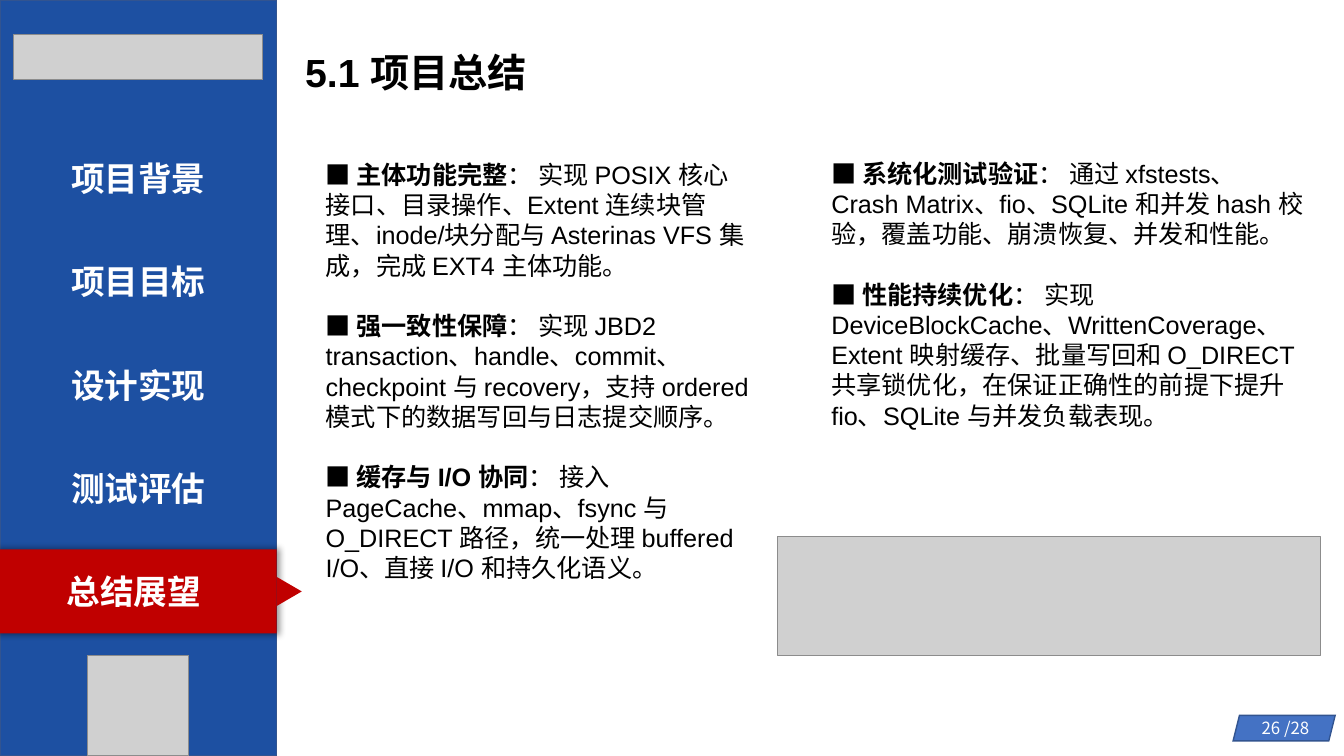
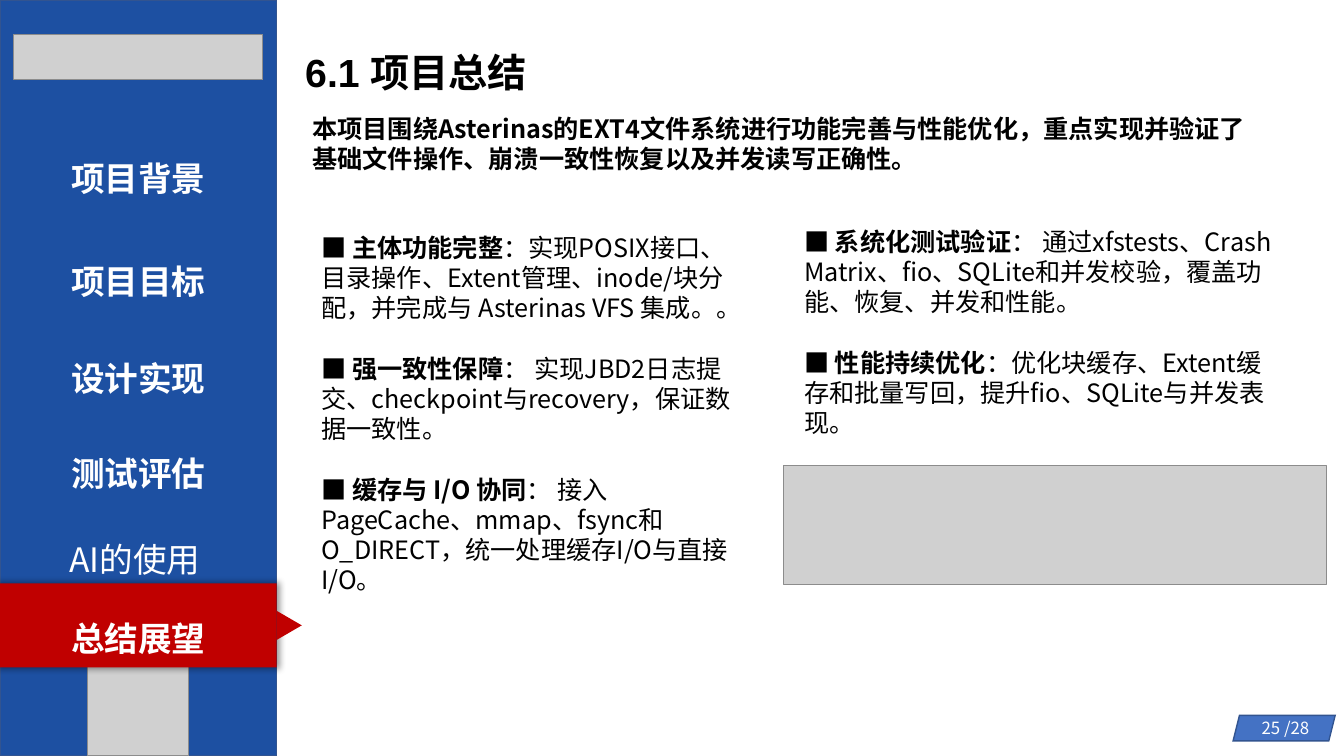
Before and after one commit to byliangg/os_com, a slide deck: slide 25 of 初赛幻灯片.pptx (slide 26 before the commit). Drawn at 1344x756 pixels with LibreOffice and Linux fonts; fonts in the diff are those of the drawing; grey boxes stand for pictures. Boxes give left, top, right and bottom in pixels: in the first picture for what was removed or moved away, otherwise in the second. Text is boxed around its words. In the diff, an @@ line names an element or a change of style, - is before the commit and + after.

```diff
--- a/初赛幻灯片.pptx
+++ b/初赛幻灯片.pptx
@@ text at bbox=[305, 53, 528, 91]: text changed @@
-5.1 项目总结
+6.1 项目总结
@@ text added at bbox=[312, 116, 1245, 171], 18 pt, text #000000, bold @@
+本项目围绕Asterinas的EXT4文件系统进行功能完善与性能优化，重点实现并验证了基础文件操作、崩溃一致性恢复以及并发读写正确性。
@@ text at bbox=[321, 235, 742, 564]: text changed; font Arial to Noto Sans CJK SC @@
-■ 主体功能完整： 实现 POSIX 核心接口、目录操作、Extent 连续块管理、inode/块分配与 Asterinas VFS 集成，完成 EXT4 主体功能。
-■ 强一致性保障： 实现 JBD2 transaction、handle、commit、checkpoint 与 recovery，支持 ordered 模式下的数据写回与日志提交顺序。
-■ 缓存与 I/O 协同： 接入 PageCache、mmap、fsync 与 O_DIRECT 路径，统一处理 buffered I/O、直接 I/O 和持久化语义。
+■ 主体功能完整：实现POSIX接口、目录操作、Extent管理、inode/块分配，并完成与 Asterinas VFS 集成。。
+■ 强一致性保障： 实现JBD2日志提交、checkpoint与recovery，保证数据一致性。
+■ 缓存与 I/O 协同： 接入PageCache、mmap、fsync和O_DIRECT，统一处理缓存I/O与直接I/O。
@@ text at bbox=[804, 229, 1271, 434]: text changed; font Arial to Noto Sans CJK SC @@
-■ 系统化测试验证： 通过 xfstests、 Crash Matrix、fio、SQLite 和并发 hash 校验，覆盖功能、崩溃恢复、并发和性能。
-■ 性能持续优化： 实现 DeviceBlockCache、WrittenCoverage、Extent 映射缓存、批量写回和 O_DIRECT 共享锁优化，在保证正确性的前提下提升 fio、SQLite 与并发负载表现。
+■ 系统化测试验证： 通过xfstests、Crash Matrix、fio、SQLite和并发校验，覆盖功能、恢复、并发和性能。
+■ 性能持续优化：优化块缓存、Extent缓存和批量写回，提升fio、SQLite与并发表现。
@@ text "设计实现": place and size @@
-text "设计实现" at bbox=[71, 369, 205, 401]
+text "设计实现" at bbox=[71, 362, 205, 394]
@@ text "测试评估": place and size @@
-text "测试评估" at bbox=[71, 472, 205, 504]
+text "测试评估" at bbox=[71, 457, 205, 489]
@@ picture: place and size @@
-picture at bbox=[777, 537, 1321, 656]
+picture at bbox=[783, 466, 1327, 585]
@@ text added at bbox=[69, 543, 200, 575], 24 pt, text #FFFFFF @@
+AI的使用
@@ rectangle: place and size @@
-rectangle at bbox=[0, 549, 276, 633]
+rectangle at bbox=[0, 584, 276, 667]
@@ text "总结展望": place and size @@
-text "总结展望" at bbox=[67, 575, 201, 607]
+text "总结展望" at bbox=[71, 622, 205, 654]
@@ triangle: place and size @@
-triangle at bbox=[276, 577, 301, 606]
+triangle at bbox=[276, 611, 301, 640]
@@ page number at bbox=[1262, 720, 1309, 737]: text changed @@
-26 /28
+25 /28
```
Also in this commit, not shown: 26 other slides changed, 1 other file.
